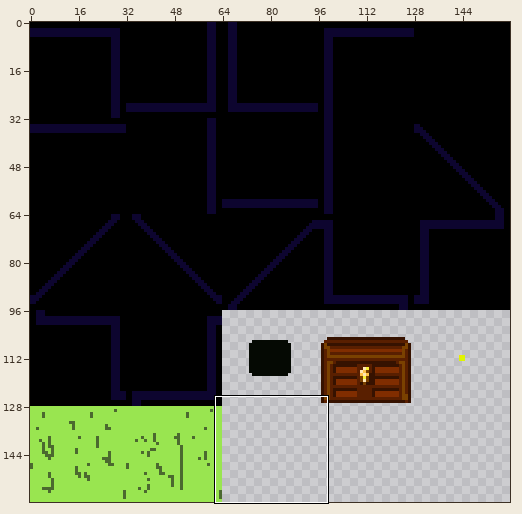
Sprite sheet, stored at files/testcity_tileset.png. Above: a wide view before the commit, with the close-up outlined.
Close-up. Before:
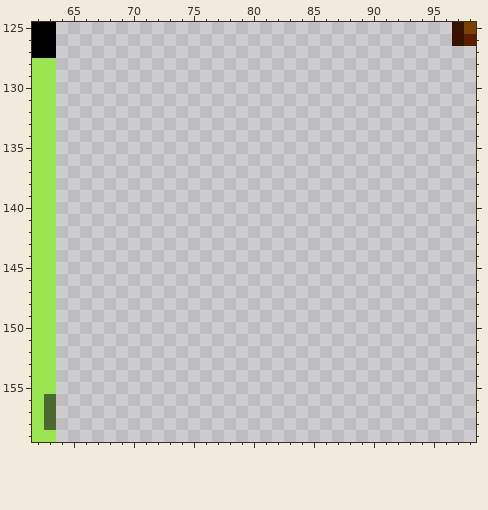
The file is 160x160 pixels. Shown: x 62..98, y 125..159. The commit also changed other parts of the picture, which this record leaves out.
And afterwards:
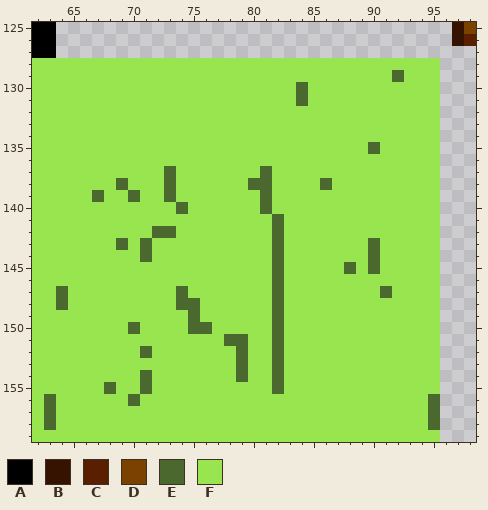
Palette (. is transparent): A #000000  B #361200  C #591f00  D #7a4100  E #4b692f  F #99e550
Diff:
y 128: x 64..95 ................................ -> FFFFFFFFFFFFFFFFFFFFFFFFFFFFFFFF
y 129: x 64..95 ................................ -> FFFFFFFFFFFFFFFFFFFFFFFFFFFFEFFF
y 130..131: x 64..95 ................................ -> FFFFFFFFFFFFFFFFFFFFEFFFFFFFFFFF
y 132..134: x 64..95 ................................ -> FFFFFFFFFFFFFFFFFFFFFFFFFFFFFFFF
y 135: x 64..95 ................................ -> FFFFFFFFFFFFFFFFFFFFFFFFFFEFFFFF
y 136: x 64..95 ................................ -> FFFFFFFFFFFFFFFFFFFFFFFFFFFFFFFF
y 137: x 64..95 ................................ -> FFFFFFFFFEFFFFFFFEFFFFFFFFFFFFFF
y 138: x 64..95 ................................ -> FFFFFEFFFEFFFFFFEEFFFFEFFFFFFFFF
y 139: x 64..95 ................................ -> FFFEFFEFFEFFFFFFFEFFFFFFFFFFFFFF
y 140: x 64..95 ................................ -> FFFFFFFFFFEFFFFFFEFFFFFFFFFFFFFF
y 141: x 64..95 ................................ -> FFFFFFFFFFFFFFFFFFEFFFFFFFFFFFFF
y 142: x 64..95 ................................ -> FFFFFFFFEEFFFFFFFFEFFFFFFFFFFFFF
y 143: x 64..95 ................................ -> FFFFFEFEFFFFFFFFFFEFFFFFFFEFFFFF
y 144: x 64..95 ................................ -> FFFFFFFEFFFFFFFFFFEFFFFFFFEFFFFF
y 145: x 64..95 ................................ -> FFFFFFFFFFFFFFFFFFEFFFFFEFEFFFFF
y 146: x 64..95 ................................ -> FFFFFFFFFFFFFFFFFFEFFFFFFFFFFFFF
y 147: x 64..95 ................................ -> EFFFFFFFFFEFFFFFFFEFFFFFFFFEFFFF
y 148: x 64..95 ................................ -> EFFFFFFFFFEEFFFFFFEFFFFFFFFFFFFF
y 149: x 64..95 ................................ -> FFFFFFFFFFFEFFFFFFEFFFFFFFFFFFFF
y 150: x 64..95 ................................ -> FFFFFFEFFFFEEFFFFFEFFFFFFFFFFFFF
y 151: x 64..95 ................................ -> FFFFFFFFFFFFFFEEFFEFFFFFFFFFFFFF
y 152: x 64..95 ................................ -> FFFFFFFEFFFFFFFEFFEFFFFFFFFFFFFF
y 153: x 64..95 ................................ -> FFFFFFFFFFFFFFFEFFEFFFFFFFFFFFFF
y 154: x 64..95 ................................ -> FFFFFFFEFFFFFFFEFFEFFFFFFFFFFFFF
y 155: x 64..95 ................................ -> FFFFEFFEFFFFFFFFFFEFFFFFFFFFFFFF
y 156: x 64..95 ................................ -> FFFFFFEFFFFFFFFFFFFFFFFFFFFFFFFE
y 157..158: x 64..95 ................................ -> FFFFFFFFFFFFFFFFFFFFFFFFFFFFFFFE
y 159: x 64..95 ................................ -> FFFFFFFFFFFFFFFFFFFFFFFFFFFFFFFF
